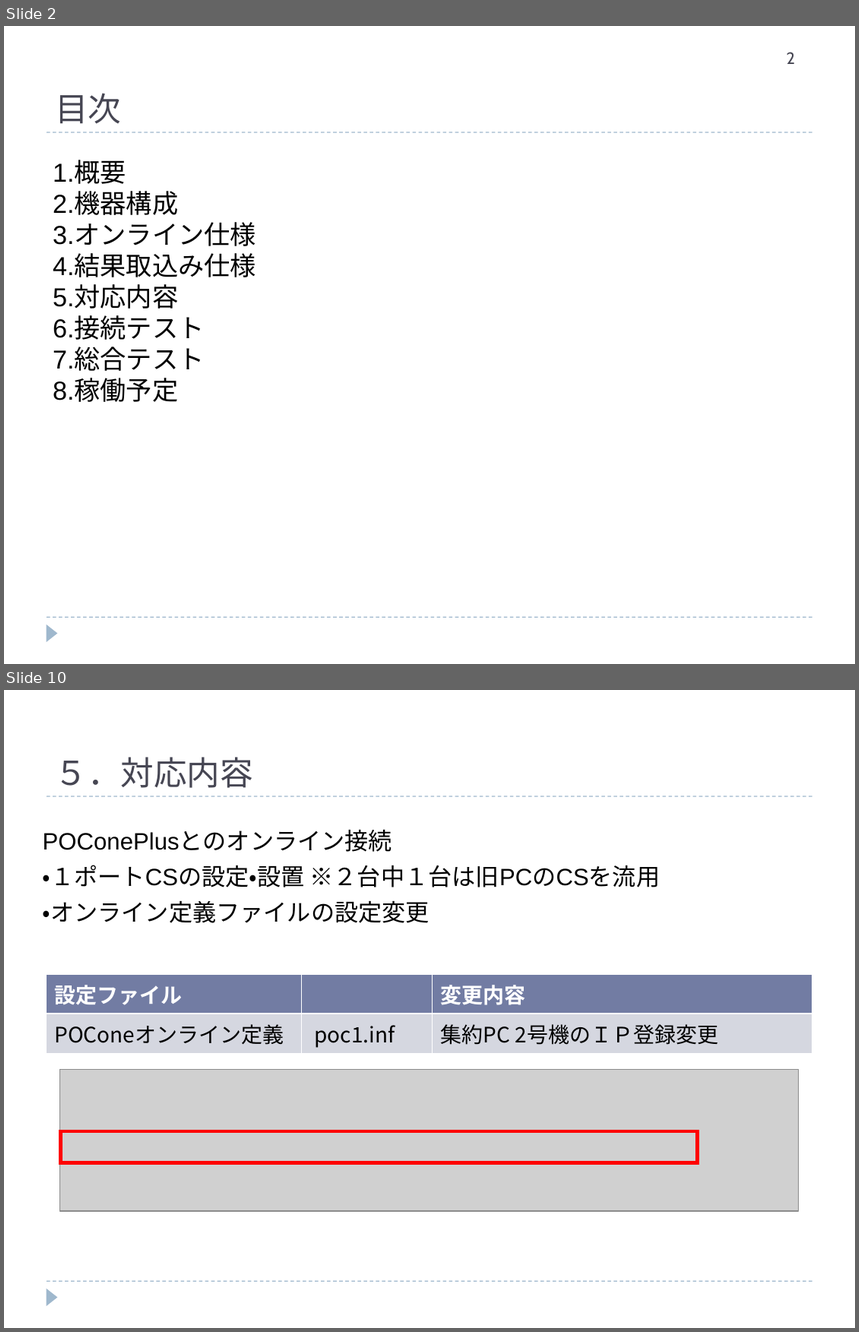
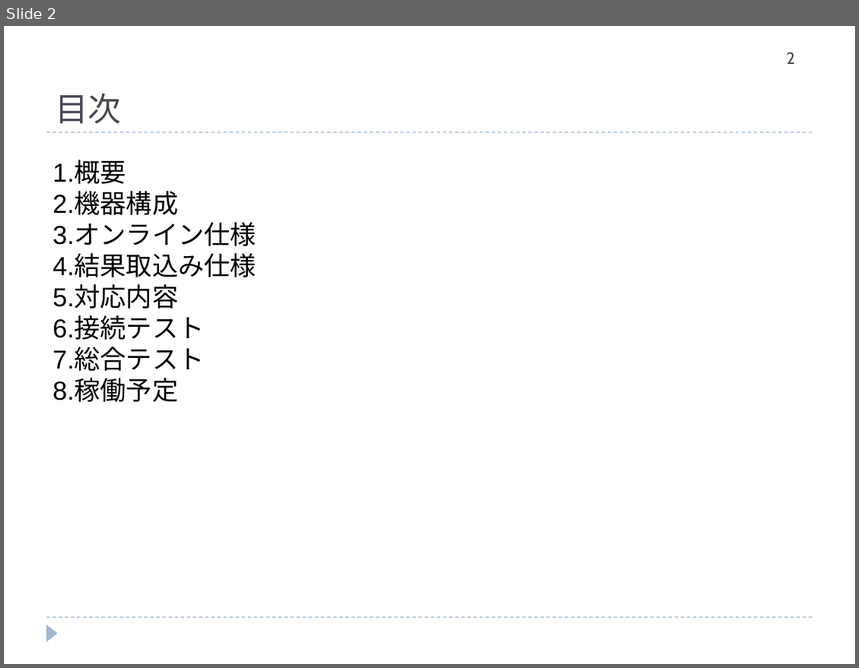
Before and after one commit to hanyutatsuya/Chemistory, a slide deck: 次期システム対応/レビュー/ケミストリー次期先行対応.ppt. Shown one above the other, each under a label of ours: slides 2 and 10 before the commit, slide 2 after it; the slides between them are not shown. The pictures are 859x1332 and 859x668 pixels, drawn with LibreOffice and Linux fonts; fonts in the diff are those of the drawing; grey boxes stand for pictures. Boxes give left, top, right and bottom in pixels: in the first picture for what was removed or moved away, otherwise in the second. Text is boxed around its words. In the diff, an @@ line names an element or a change of style, - is before the commit and + after.

```diff
--- a/次期システム対応/レビュー/ケミストリー次期先行対応.ppt
+++ b/次期システム対応/レビュー/ケミストリー次期先行対応.ppt
@@ slide 10 removed at [4,690,855,1328], background #FFFFFF; not listed: 3 template elements that a slide beside it also shows @@
@@ text removed at [55,757,253,788] @@
-５．対応内容
@@ text removed at [43,831,661,923] @@
-POConePlusとのオンライン接続
-・１ポートCSの設定・設置 ※２台中１台は旧PCのCSを流用
-・オンライン定義ファイルの設定変更
@@ table removed at [46,974,812,1051], 2 rows, 3 columns @@
-設定ファイル |  | 変更内容
-POConeオンライン定義 | poc1.inf | 集約PC 2号機のＩＰ登録変更
@@ picture removed at [59,1070,798,1212] @@
@@ rectangle removed at [61,1132,698,1163] @@
```
Also in this commit, not shown: 3 slides changed, 3 slides added, 7 other slides removed.
